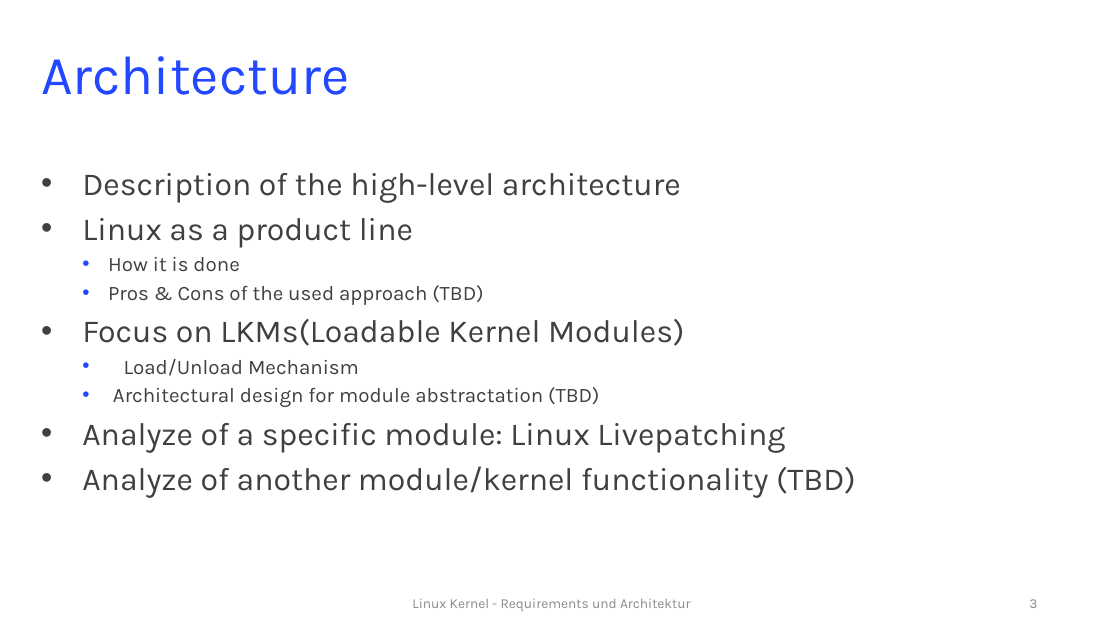
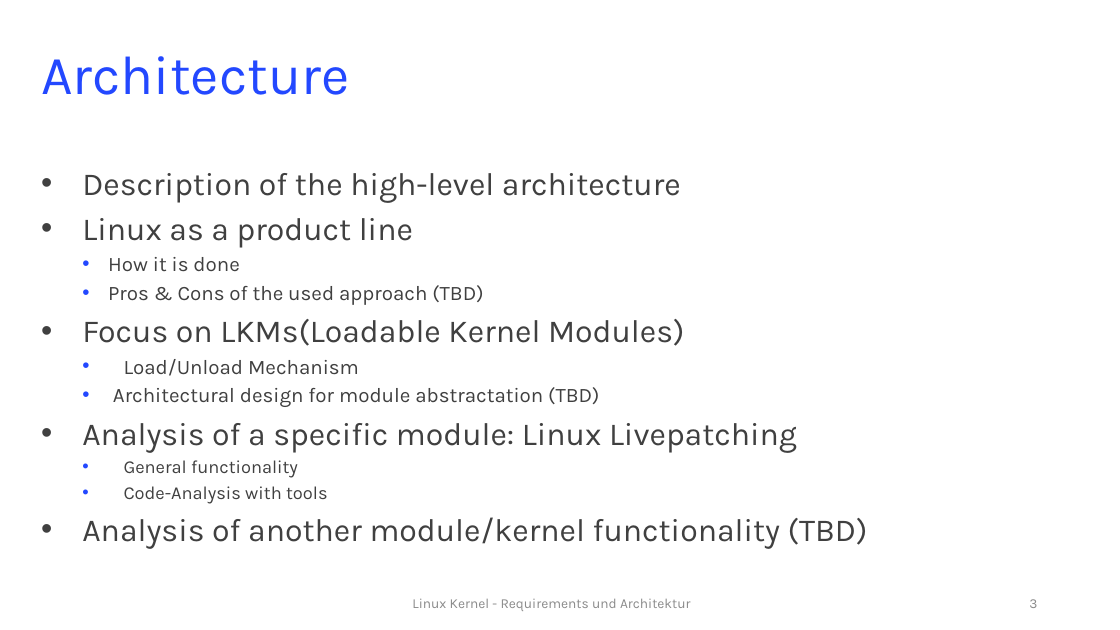
Before and after one commit to rixx/uni-linux-architecture, a slide deck: slide 3 of RESA_LINUX_intermediate_II.pptx. Drawn at 1120x630 pixels with LibreOffice and Linux fonts; fonts in the diff are those of the drawing. Boxes give left, top, right and bottom in pixels: in the first picture for what was removed or moved away, otherwise in the second. Text is boxed around its words. In the diff, an @@ line names an element or a change of style, - is before the commit and + after.

Commit message:
rechtschreibfehler

```diff
--- a/RESA_LINUX_intermediate_II.pptx
+++ b/RESA_LINUX_intermediate_II.pptx
@@ text at box(82, 423, 868, 549): text changed @@
-• Analyze of a specific module: Linux Livepatching
-• Analyze of another module/kernel functionality (TBD)
+• Analysis of a specific module: Linux Livepatching
+    • General functionality
+    • Code-Analysis with tools
+• Analysis of another module/kernel functionality (TBD)
```
